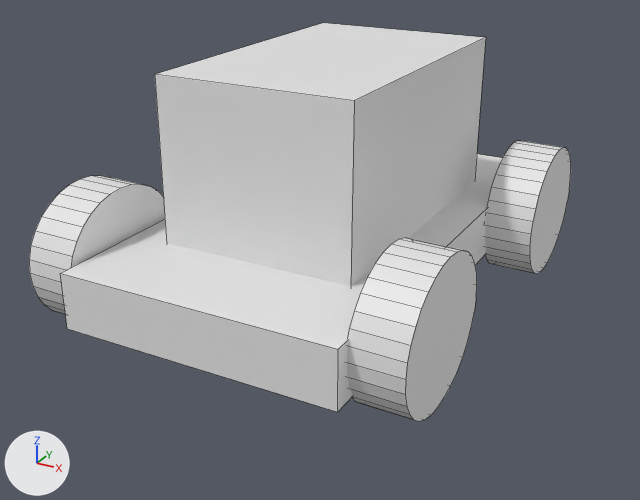
A saved change to the FBX model Assets/TDTK/Prefabs/Creeps/Gabarits/poisson.fbx.
Before and after are seen from a 50 mm lens placed at (0.318, -0.603, 0.306), pointed at (-0.02, 0.013, -0.002). Arrows for +X, +Y and +Z are at lower left; the lights stay in place. Mesh edges are drawn as thin lines.

Script lines for the objects in view, before the commit:
```python
me_cylinder_009 = bpy.data.meshes.new('Cylinder.009')
me_cylinder_009.from_pydata(...)  # 272 vertices, 148 faces; spans x -0.168..0.027, y -0.2..0.2, z -0.151..0.146
ob_cylinder_001 = bpy.data.objects.new('Cylinder.001', me_cylinder_009)
ob_cylinder_001.location = (0.0, 0.0, 0.0)
ob_cylinder_001.rotation_euler = (0.0, 1.585, 0.0)  # degrees (0, 91, 0)
ob_cylinder_001.scale = (1.02, 1.0, 1.01)
```
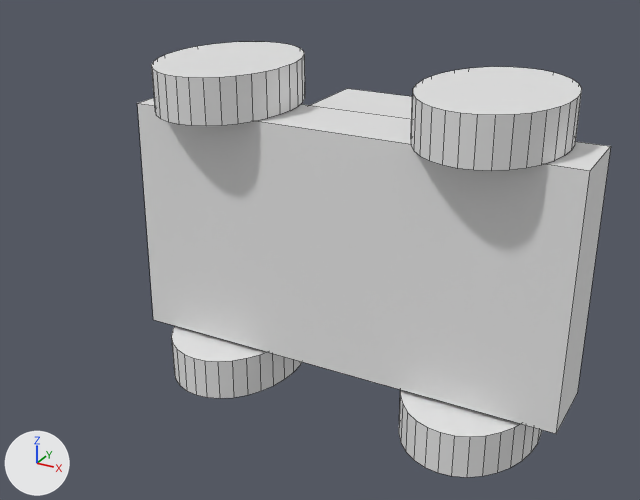
The change, as a list of edits to the scene's bpy script:
```text
Change me_cylinder_009:
    used by ob_cylinder_001; location = (0.0, 0.0, 0.0); rotation_euler = (0.0, 1.585, 0.0), in degrees (0, 91, 0); scale = (1.02, 1.0, 1.01)
    remove me_cylinder_009.from_pydata(...)  # 272 vertices, 148 faces; spans x -0.168..0.027, y -0.2..0.2, z -0.151..0.146
    add me_cylinder_009.from_pydata(...)  # 272 vertices, 148 faces; spans x -0.18..0.027, y -0.2..0.2, z -0.151..0.148
    me_cylinder_009 part 1: the loose piece of 64 vertices spanning x -0.08..0.027, y -0.189..-0.068, z -0.151..-0.111 is moved by (0.0, 0.004, 0.0)
    me_cylinder_009 part 2: the loose piece of 8 vertices spanning x -0.168..-0.036, y -0.122..0.122, z -0.078..0.076 is scaled about the mesh origin by (1.07, 1, 1)
    me_cylinder_009 part 3: the loose piece of 64 vertices spanning x -0.08..0.027, y 0.062..0.183, z -0.151..-0.111 is moved by (0.0, -0.006, 0.0)
    me_cylinder_009 part 4: the loose piece of 64 vertices spanning x -0.084..0.024, y 0.062..0.183, z 0.106..0.146 is moved by (0.001, -0.006, 0.002)
    me_cylinder_009 part 5: the loose piece of 64 vertices spanning x -0.084..0.024, y -0.189..-0.068, z 0.106..0.146 is moved by (0.001, 0.004, 0.002)
    me_cylinder_009 part 6
    4 vertices are removed from x -0.045..-0.041, y -0.2..0.2, z -0.109..0.108
    5 faces are deleted
    4 vertices are added at (-0.044, -0.2, -0.109), (-0.048, -0.2, 0.108), (-0.048, 0.2, 0.108), (-0.044, 0.2, -0.109)
    5 new faces join them
Change ob_cylinder_001:
    ob_cylinder_001.rotation_euler: (0.0, 1.585, 0.0) -> (0.00349, 0.00698, -1.571)  # degrees (0, 91, 0) -> degrees (0.2, 0.4, -90)
    ob_cylinder_001.scale: (1.02, 1.0, 1.01) -> (1.45, 1.0, 1.0)
```

What differs and where, as boxes [x1, y1, x2, y2] in the pictures (640 x 500 px; the box of a moved part takes in the faces that stretch with it):
'Cylinder.001', reshaped, turned, rescaled
    before: [29, 23, 571, 421]
    after: [137, 42, 611, 477]
part 1 of me_cylinder_009, moved or reshaped
    before: [29, 176, 165, 314]
    after: [171, 326, 302, 398]
part 2 of me_cylinder_009, moved or reshaped
    before: [155, 23, 486, 286]
    after: [311, 89, 413, 119]
part 3 of me_cylinder_009, moved or reshaped (not visible before)
    after: [399, 390, 542, 477]
part 4 of me_cylinder_009, moved or reshaped
    before: [485, 141, 571, 274]
    after: [411, 67, 582, 171]
part 5 of me_cylinder_009, moved or reshaped
    before: [347, 238, 477, 421]
    after: [151, 42, 305, 126]
part 6 of me_cylinder_009, moved or reshaped
    before: [60, 154, 502, 412]
    after: [139, 98, 611, 434]
